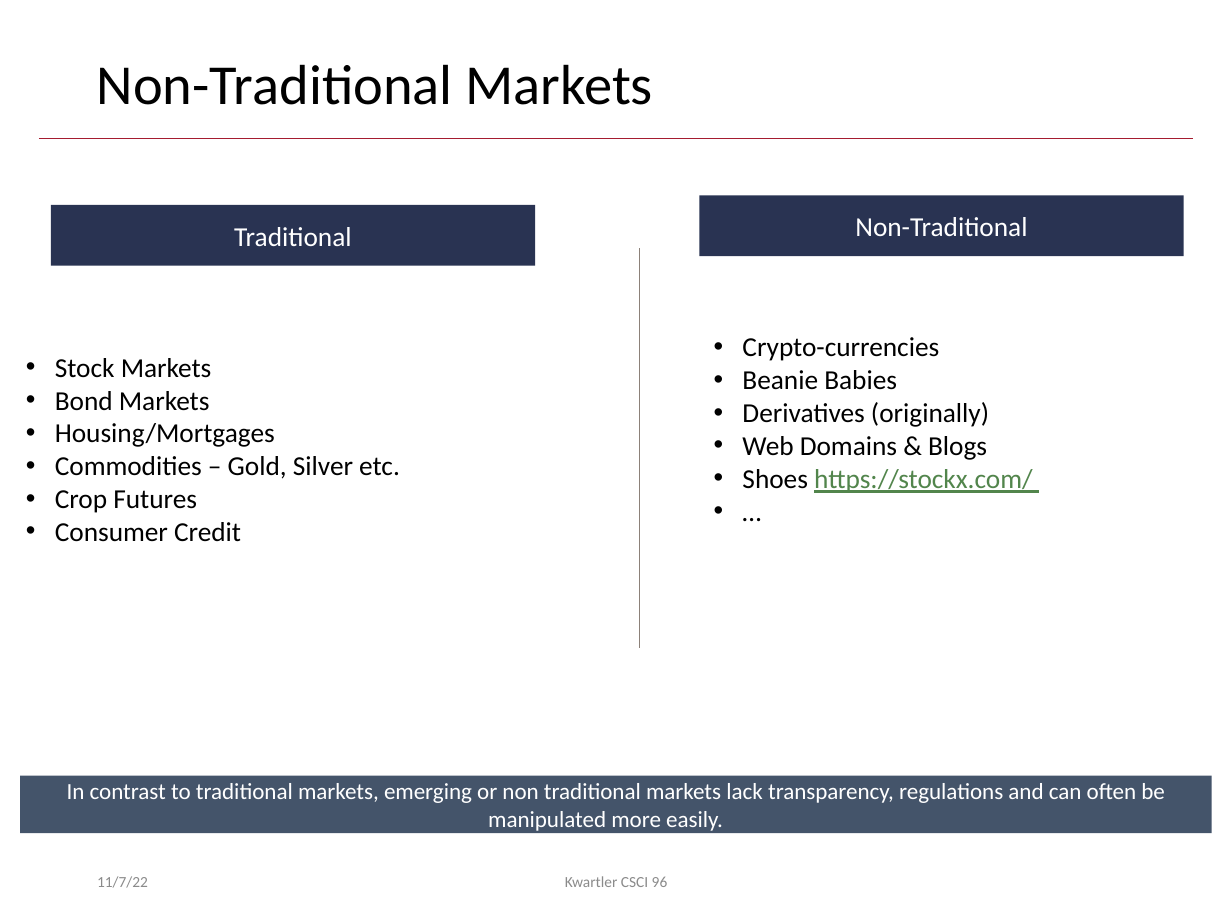
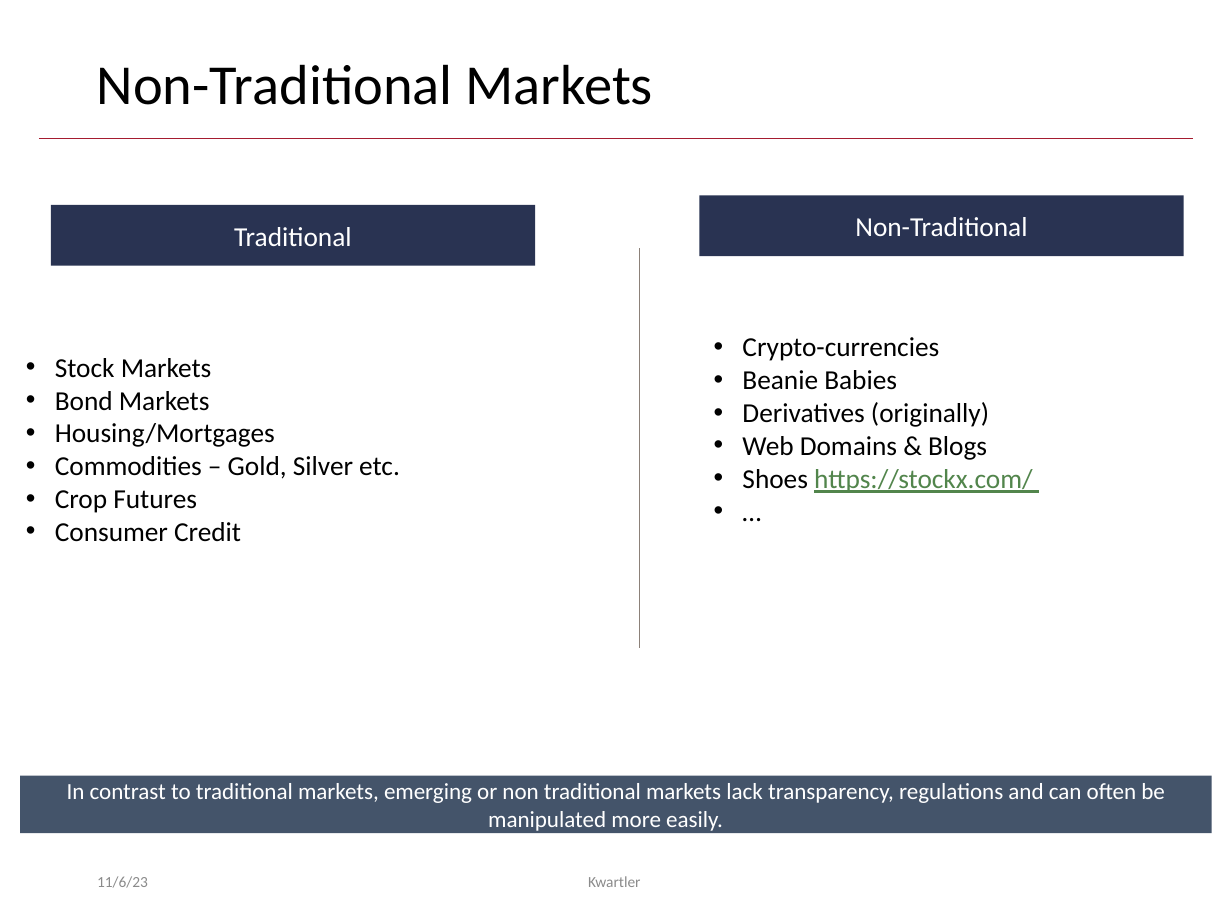
Before and after one commit to kwartler/Harvard_DataMining_Business_Student, a slide deck: slide 2 of Lessons/H_Equities_CreditModeling/C_NonTraditionalMkts.pptx (slide 3 before the commit). Drawn at 1232x924 pixels with LibreOffice and Linux fonts; fonts in the diff are those of the drawing; background and template pictures are left out. Boxes give left, top, right and bottom in pixels: in the first picture for what was removed or moved away, otherwise in the second. Text is boxed around its words. In the diff, an @@ line names an element or a change of style, - is before the commit and + after.

```diff
--- a/Lessons/H_Equities_CreditModeling/C_NonTraditionalMkts.pptx
+++ b/Lessons/H_Equities_CreditModeling/C_NonTraditionalMkts.pptx
@@ text at [97,876,148,888]: text changed @@
-11/7/22
+11/6/23
@@ text at [588,876,641,887]: text changed @@
-Kwartler CSCI 96
+Kwartler
```
Also in this commit, not shown: 12 other slides changed, 2 slides removed, 2 other files.
